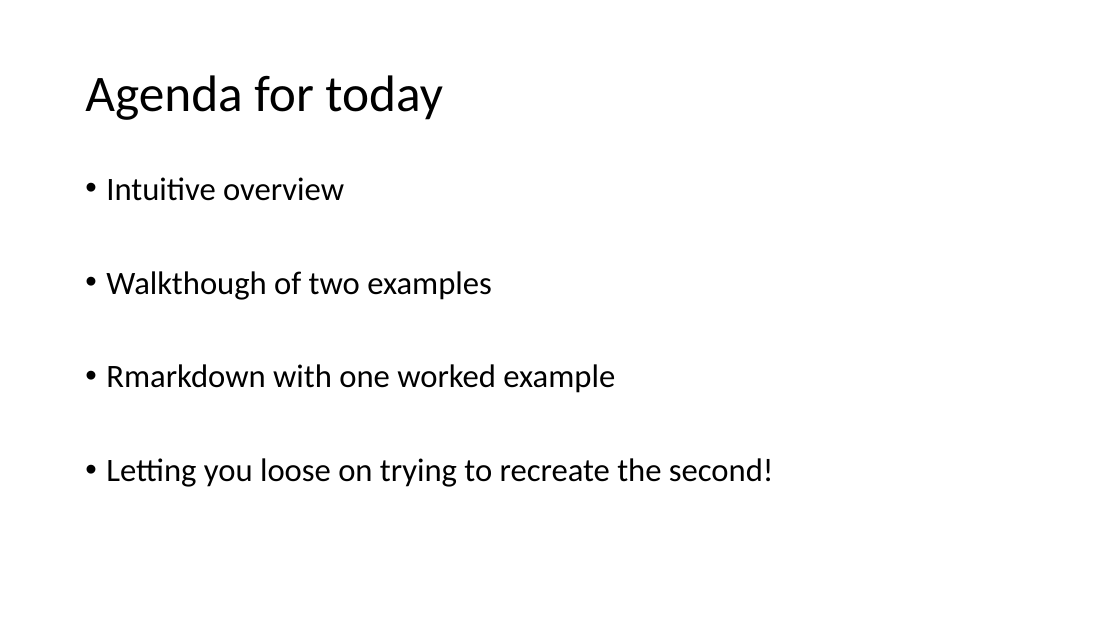
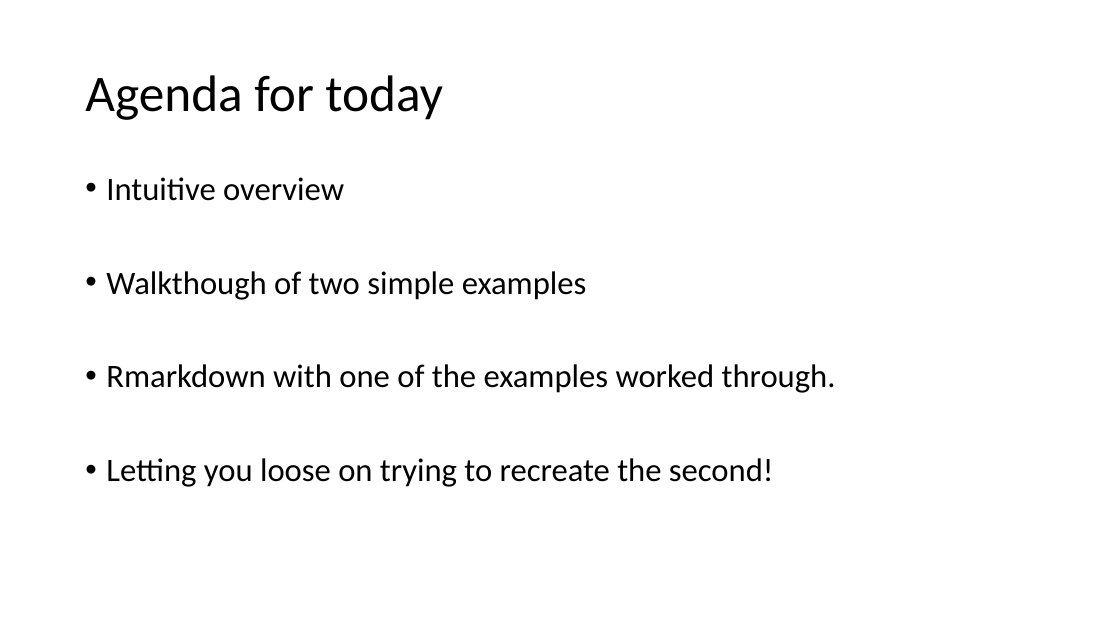
Before and after one commit to jenniferhay/jenniferhay.github.io, a slide deck: slide 3 of pcapresentation.pptx (slide 2 before the commit). Drawn at 1120x630 pixels with LibreOffice and Linux fonts; fonts in the diff are those of the drawing. Boxes give left, top, right and bottom in pixels: in the first picture for what was removed or moved away, otherwise in the second. Text is boxed around its words. In the diff, an @@ line names an element or a change of style, - is before the commit and + after.

```diff
--- a/pcapresentation.pptx
+++ b/pcapresentation.pptx
@@ text at (x1=106, y1=271, x2=836, y2=393): text changed @@
-• Walkthough of two examples
-• Rmarkdown with one worked example
+• Walkthough of two simple examples
+• Rmarkdown with one of the examples worked through.
```
Also in this commit, not shown: 10 other slides changed, 1 slide added, 1 slide removed, 3 other files.
